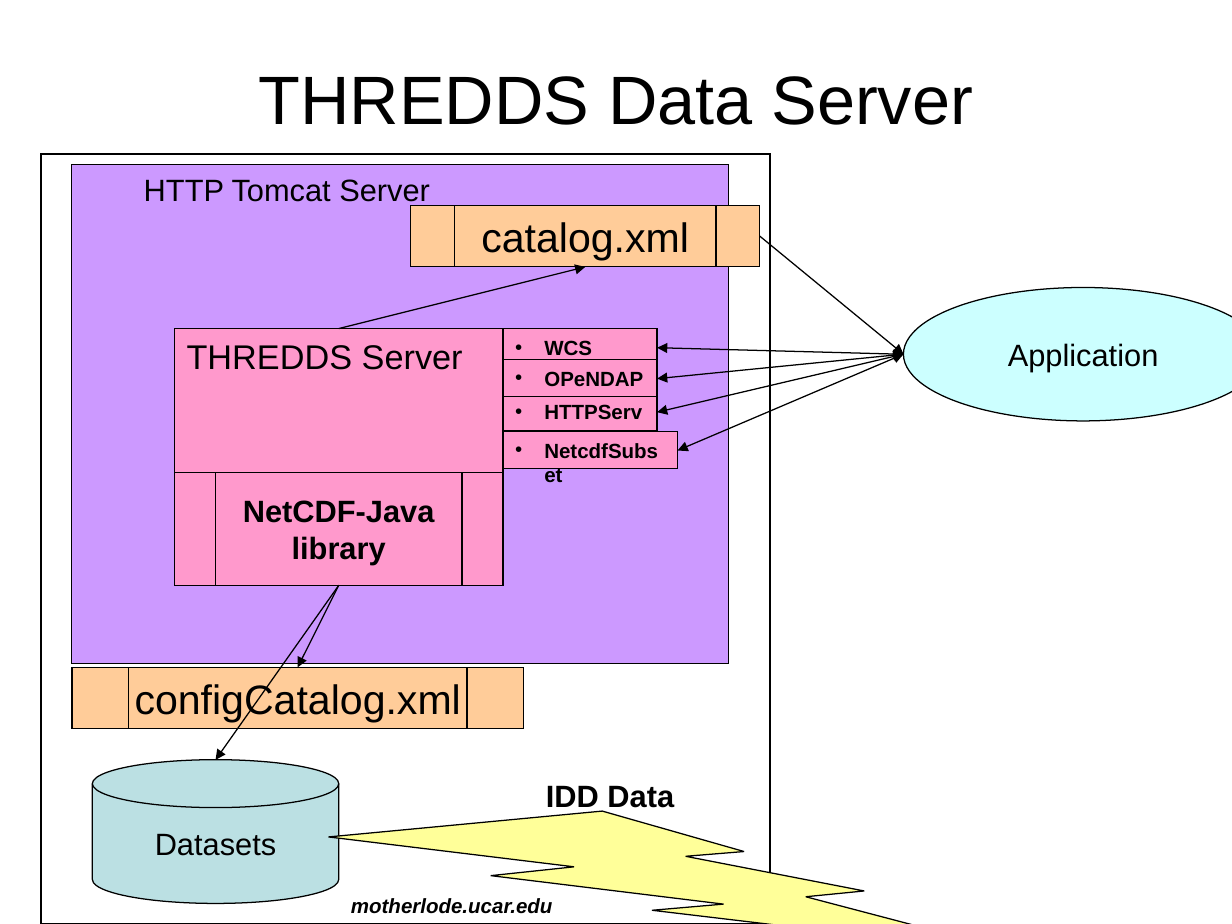
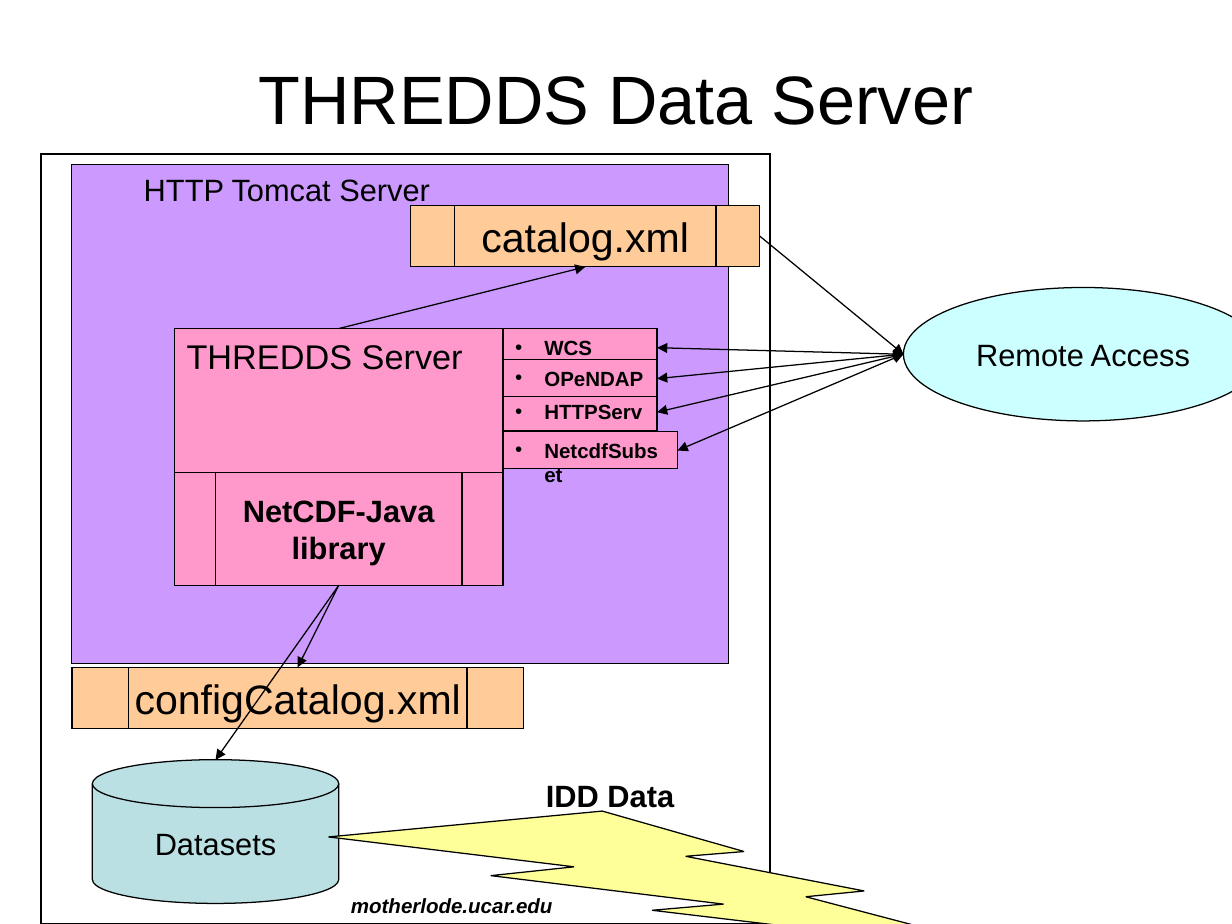
Before and after one commit to ooici-eoi/THREDDS, a slide deck: slide 2 of docs/web/thredds/tech/tutorial/TDSOverview.ppt (slide 3 before the commit). Drawn at 1232x924 pixels with LibreOffice and Linux fonts; fonts in the diff are those of the drawing; background and template pictures are left out. Boxes give left, top, right and bottom in pixels: in the first picture for what was removed or moved away, otherwise in the second. Text is boxed around its words. In the diff, an @@ line names an element or a change of style, - is before the commit and + after.

```diff
--- a/docs/web/thredds/tech/tutorial/TDSOverview.ppt
+++ b/docs/web/thredds/tech/tutorial/TDSOverview.ppt
@@ text in ellipse at (976,344,1190,367): text changed @@
-Application
+Remote Access
```
Also in this commit, not shown: 7 other slides changed, 7 slides added, 9 slides removed, 10 other files.
